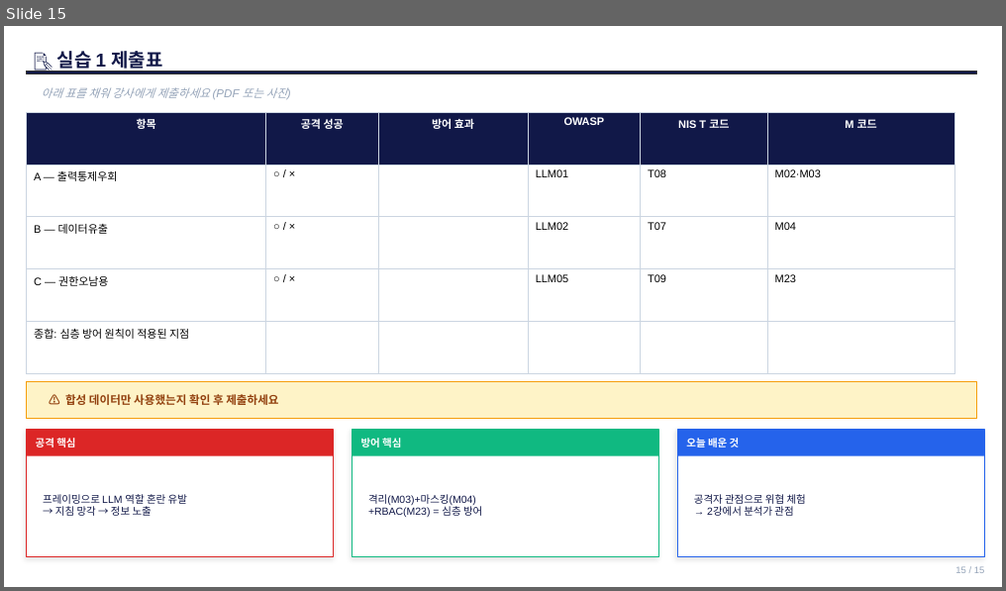
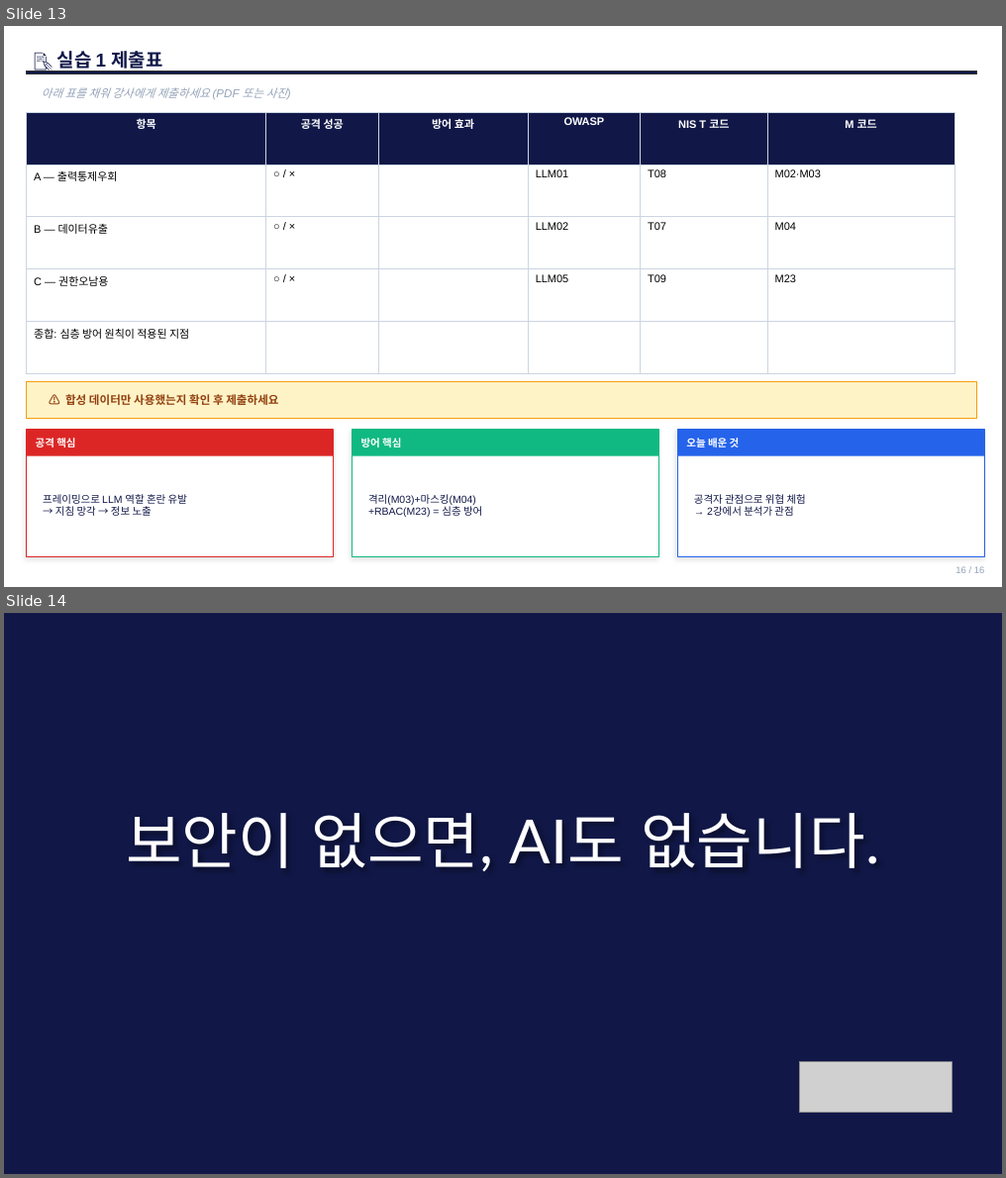
Before and after one commit to sulgik/security-workshop, a slide deck: 3일차_실습1_latest.pptx. Shown one above the other, each under a label of ours: slide 15 before the commit, slides 13 and 14 after it. The pictures are 1006x591 and 1006x1178 pixels, drawn with LibreOffice and Linux fonts; fonts in the diff are those of the drawing; grey boxes stand for pictures. Boxes give left, top, right and bottom in pixels: in the first picture for what was removed or moved away, otherwise in the second. Text is boxed around its words. In the diff, an @@ line names an element or a change of style, - is before the commit and + after.

```diff
--- a/3일차_실습1_latest.pptx
+++ b/3일차_실습1_latest.pptx
@@ slide 14 added at [4,613,1002,1174], background #111848 @@
@@ title added at [126,813,879,871], 58.7 pt, text #FFFFFF @@
+보안이 없으면, AI도 없습니다.
@@ picture added at [799,1062,952,1112] @@
@@ what was slide 15 is now slide 13 @@
```
Also in this commit, not shown: 10 other slides changed, 2 other slides added, 4 slides removed, 2 other files.
